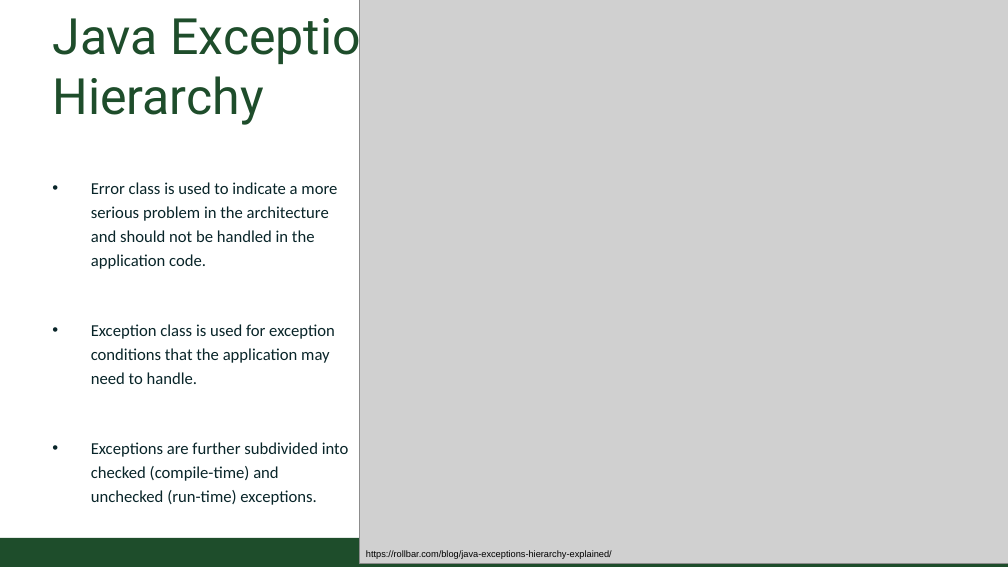
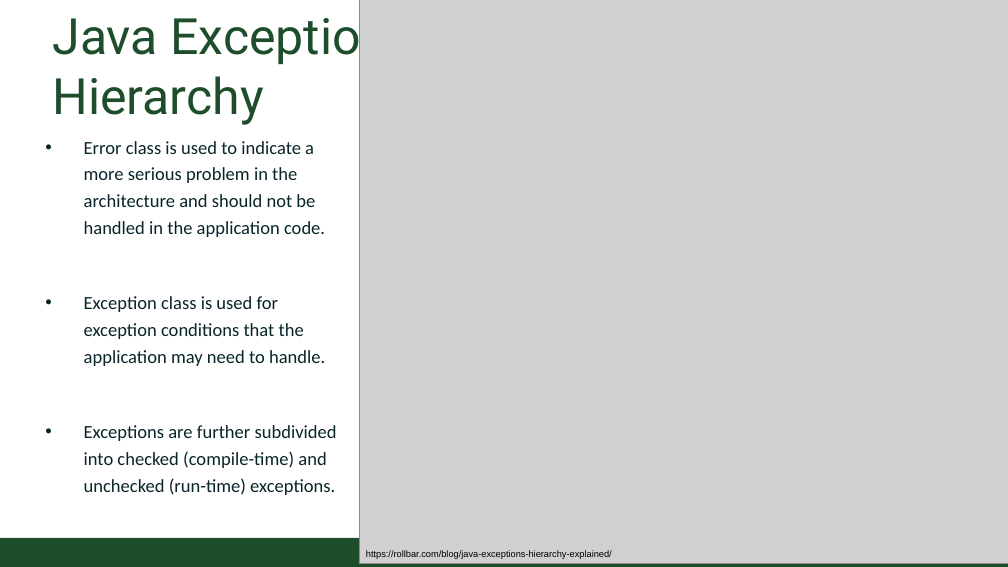
Before and after one commit to CSU-CompSci-CS163-4/Handouts, a slide deck: slide 5 of slides/On-Campus/09_02_Exceptions.pptx (slide 12 before the commit). Drawn at 1008x567 pixels with LibreOffice and Linux fonts; fonts in the diff are those of the drawing; grey boxes stand for pictures; background and template pictures are left out. Boxes give left, top, right and bottom in pixels: in the first picture for what was removed or moved away, otherwise in the second. Text is boxed around its words. In the diff, an @@ line names an element or a change of style, - is before the commit and + after.

Commit message:
Exceptions lecture updated

```diff
--- a/slides/On-Campus/09_02_Exceptions.pptx
+++ b/slides/On-Campus/09_02_Exceptions.pptx
@@ text "Error class is used to ...": place and size @@
-text "Error class is used to ..." at <box>91,182,349,505</box>
+text "Error class is used to ..." at <box>84,141,337,495</box>
@@ text "Error class is used to ..." at <box>84,141,337,495</box>: size 18 to 20 pt @@
```
Also in this commit, not shown: 5 other slides changed, 7 slides added, 4 slides removed.
